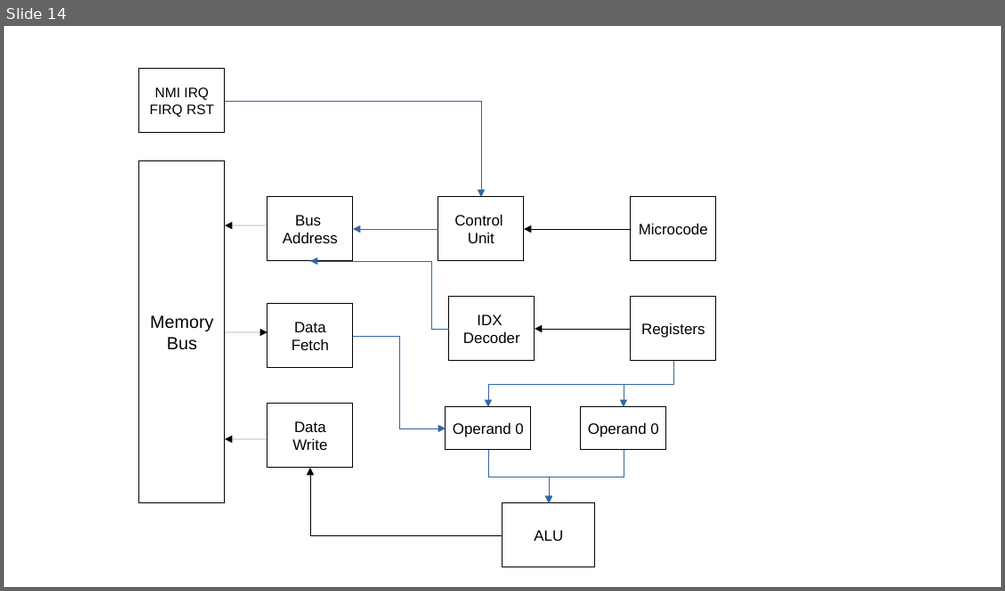
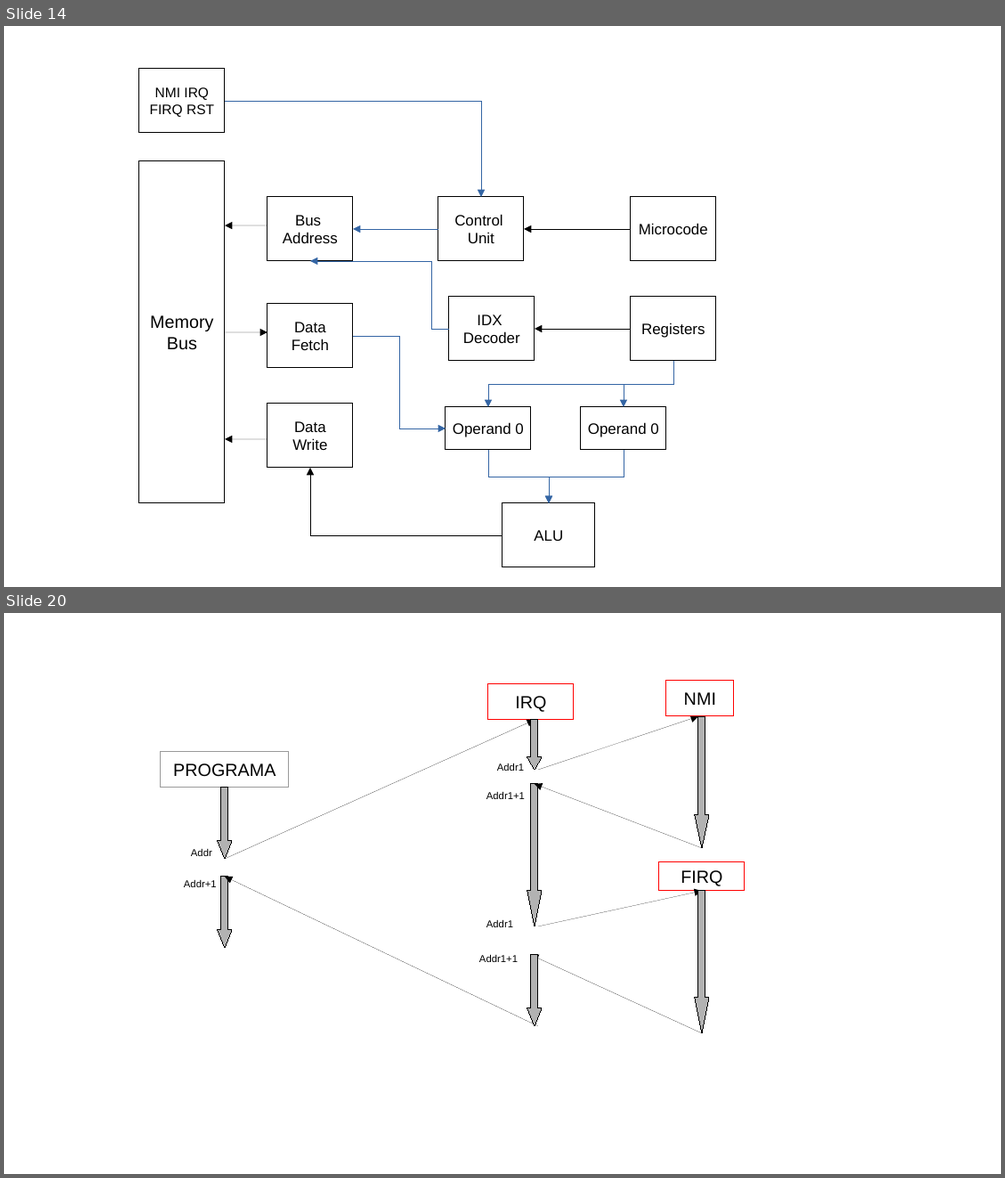
Before and after one commit to JTFPGA/jtkcpu, a slide deck: doc/ucode graph.odp. Shown one above the other, each under a label of ours: slide 14 before the commit, slides 14 and 20 after it; the slides between them are not shown. The pictures are 1005x591 and 1005x1178 pixels, drawn with LibreOffice and Linux fonts; fonts in the diff are those of the drawing. Boxes give left, top, right and bottom in pixels: in the first picture for what was removed or moved away, otherwise in the second. Text is boxed around its words. In the diff, an @@ line names an element or a change of style, - is before the commit and + after.

```diff
--- a/doc/ucode graph.odp
+++ b/doc/ucode graph.odp
@@ slide 20 added at box(4, 613, 1001, 1174), background #FFFFFF @@
@@ rectangle added at box(488, 684, 573, 720), fill #FFFFFF, outline #FF0000 0 pt, 14 pt, text #000000 @@
+IRQ
@@ rectangle added at box(666, 681, 734, 716), fill #FFFFFF, outline #FF0000 0 pt, 14 pt, text #000000 @@
+NMI
@@ arrow added from (539, 770) to (699, 716), #000000 0 pt @@
@@ down arrow added at box(695, 716, 710, 848), fill #B2B2B2, outline #000000 0 pt @@
@@ arrow added from (225, 859) to (535, 720), #000000 0 pt @@
@@ down arrow added at box(527, 720, 542, 770), fill #B2B2B2, outline #000000 0 pt @@
@@ rectangle added at box(161, 753, 289, 787), fill #FFFFFF, outline #999999 0 pt, 14 pt, text #000000 @@
+PROGRAMA
@@ text added at box(497, 763, 524, 771), 8 pt, text #000000 @@
+Addr1
@@ down arrow added at box(218, 787, 232, 859), fill #B2B2B2, outline #000000 0 pt @@
@@ text added at box(486, 791, 525, 799), 8 pt, text #000000 @@
+Addr1+1
@@ down arrow added at box(527, 784, 542, 926), fill #B2B2B2, outline #000000 0 pt @@
@@ arrow added from (703, 848) to (535, 784), #000000 0 pt @@
@@ text added at box(191, 849, 212, 856), 8 pt, text #000000 @@
+Addr
@@ down arrow added at box(218, 876, 232, 948), fill #B2B2B2, outline #000000 0 pt @@
@@ arrow added from (539, 1026) to (225, 876), #000000 0 pt @@
@@ rectangle added at box(659, 863, 744, 891), fill #FFFFFF, outline #FF0000 0 pt, 14 pt, text #000000 @@
+FIRQ
@@ text added at box(184, 880, 217, 887), 8 pt, text #000000 @@
+Addr+1
@@ arrow added from (539, 926) to (703, 891), #000000 0 pt @@
@@ down arrow added at box(695, 891, 710, 1033), fill #B2B2B2, outline #000000 0 pt @@
@@ text added at box(486, 919, 513, 927), 8 pt, text #000000 @@
+Addr1
@@ text added at box(479, 954, 518, 962), 8 pt, text #000000 @@
+Addr1+1
@@ down arrow added at box(527, 955, 542, 1026), fill #B2B2B2, outline #000000 0 pt @@
@@ arrow added from (703, 1034) to (532, 955), #000000 0 pt @@
```
Also in this commit, not shown: 6 other slides added.
